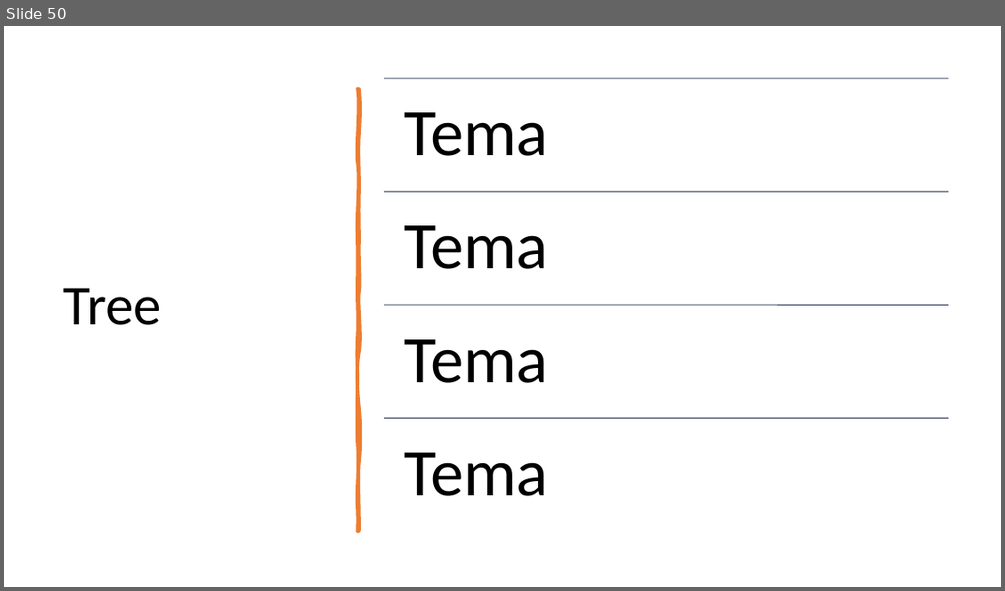
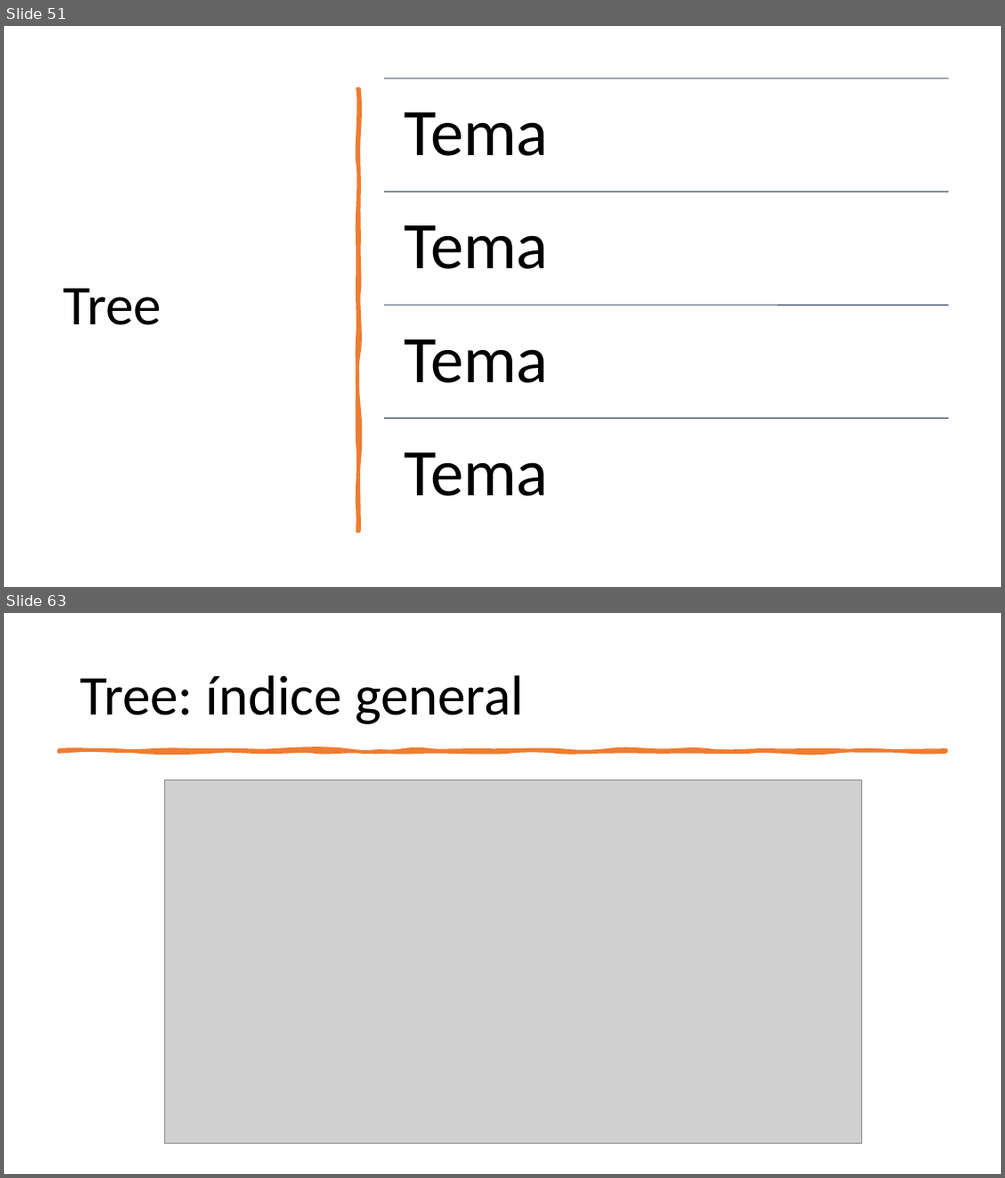
Before and after one commit to ppa-docencia-u/usm-est-datos, a slide deck: presentacion/Estructuras de datos-1.pptx. Shown one above the other, each under a label of ours: slide 50 before the commit, slides 51 and 63 after it; the slides between them are not shown. The pictures are 1005x591 and 1005x1178 pixels, drawn with LibreOffice and Linux fonts; fonts in the diff are those of the drawing; grey boxes stand for pictures. Boxes give left, top, right and bottom in pixels: in the first picture for what was removed or moved away, otherwise in the second. Text is boxed around its words. In the diff, an @@ line names an element or a change of style, - is before the commit and + after.

```diff
--- a/presentacion/Estructuras de datos-1.pptx
+++ b/presentacion/Estructuras de datos-1.pptx
@@ slide 63 added at box(4, 613, 1001, 1174), background #FFFFFF @@
@@ title added at box(80, 675, 524, 724), 54 pt, text #000000 @@
+Tree: índice general
@@ freeform shape added at box(58, 750, 947, 751), fill #ED7D31, outline #ED7D31 3.25 pt @@
@@ picture added at box(165, 780, 862, 1144) @@
@@ what was slide 50 is now slide 51 @@
```
Also in this commit, not shown: 1 slide changed, 27 other slides added, 4 other files.
